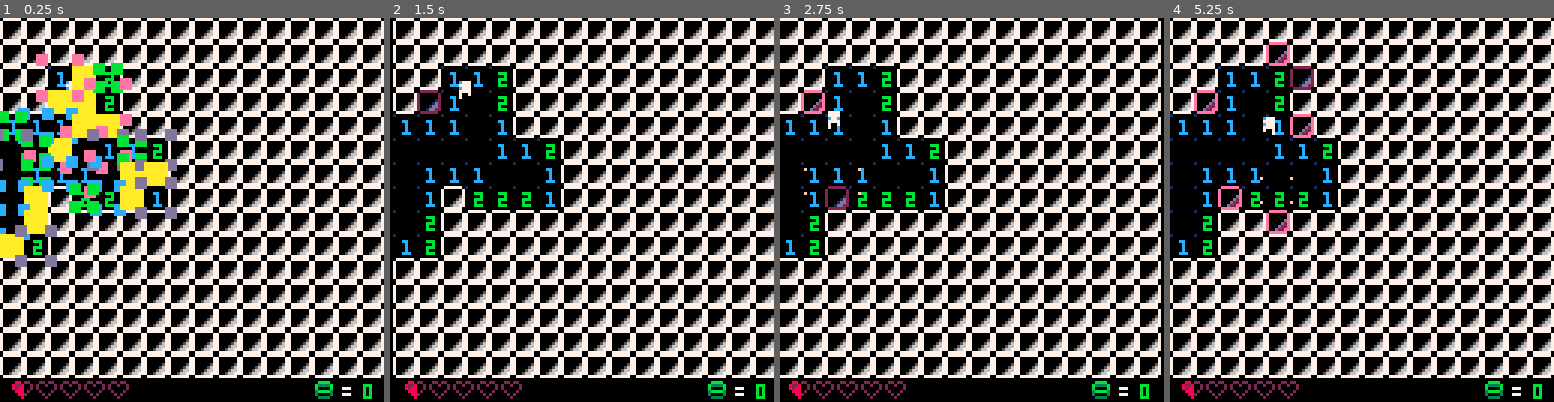
Above: before the commit, frames 1-4 (left to right).
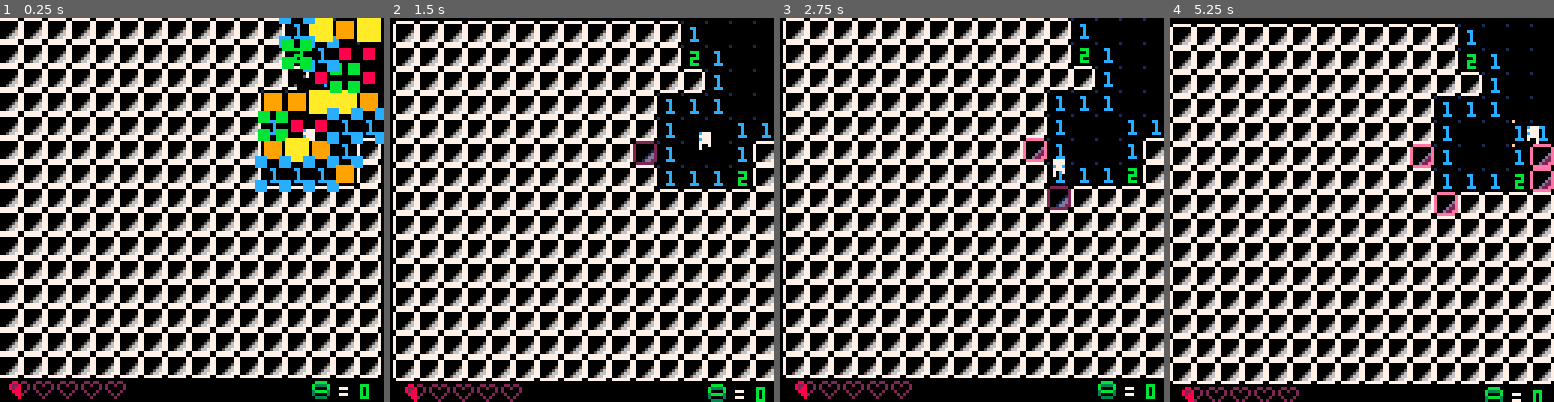
Above: after the commit, the same moments.

Repository: rdelos747/pico8
Game: PICO-8 cartridge ms_shoot.p8
Same seed, same stepped clock (60 frames per second), same inputs: the game is played once before the commit and once after it.
Inputs:
- Up to frame 1 (0.25 s): no input
- Up to frame 2 (1.5 s): tap X (X key) at 1.07 s
- Up to frame 3 (2.75 s): hold Left 1.97-2.37 s; tap X (X key) at 2.07, 2.4, 2.73 s; hold Down from 2.42 s (still down)
- Up to frame 4 (5.25 s): release Down at 2.82 s; hold Right 2.87-3.53 s; tap X (X key) every 0.33 s from 3.07 to 5.07 s; hold Up 3.58-4.08 s; hold Right 4.13-4.53 s; hold Down 4.58-5.08 s; hold Left from 5.13 s (still down)

The runs differ from the first frame. In frame 1, 48% of the frame differs, in the area x 0-100%, y 0-100%; in frame 2, 42%; in frame 3, 59%; in frame 4, 60%.

Commit message:
Fri Jun 14 14:05:24 EDT 2019

Diff:
--- a/ms_shoot.p8
+++ b/ms_shoot.p8
@@ -550,7 +550,9 @@
 		undrop.dy_bot=door.j*8
 		undrop.go=true
 	end
-	if place_free(nx,ny) then
+	if place_free(nx,ny) and
+				nx>=0 and nx<=xmax*8 and
+				ny>=0 and ny<=ymax*8 then
 		pp.x+=drr.x
 		pp.y+=drr.y
 	end
@@ -679,15 +681,15 @@
 function place_player()
 	--at this time,all tiles should
 	--be closed, so create opening
-	local ri=rand(0,xmax-1)
-	local rj=rand(0,ymax-1)
+	local ri=rand(1,xmax-2)
+	local rj=rand(1,ymax-2)
 	while true do
 		if lvl[rj][ri].val==0 then
 			//open_tile(ri,rj)
 			break
 		else
-			ri=rand(0,xmax-1)
-			rj=rand(0,ymax-1)
+			ri=rand(1,xmax-2)
+			rj=rand(1,ymax-2)
 		end
 	end
 	pp.x=ri*8
